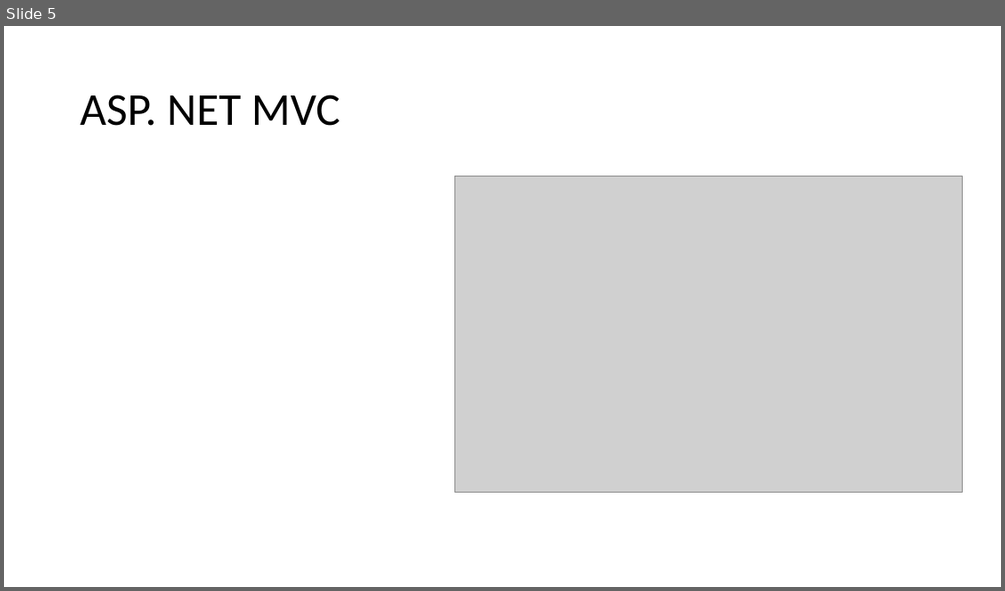
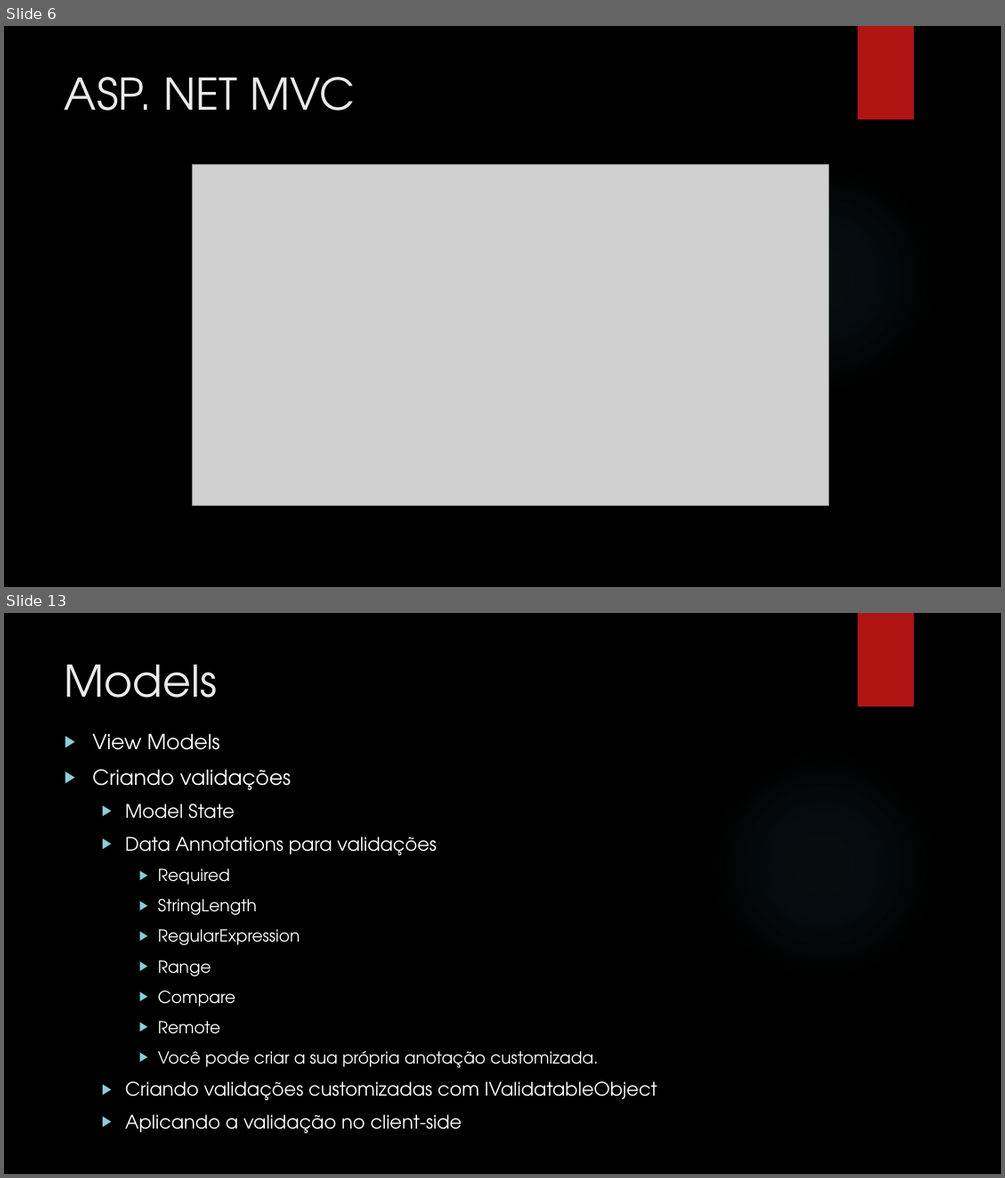
Before and after one commit to leolana/AspnetMvcLab, a slide deck: Presentation/AspNetMvc.pptx. Shown one above the other, each under a label of ours: slide 5 before the commit, slides 6 and 13 after it; the slides between them are not shown. The pictures are 1005x591 and 1005x1178 pixels, drawn with LibreOffice and Linux fonts; fonts in the diff are those of the drawing; grey boxes stand for pictures; background and template pictures are left out. Boxes give left, top, right and bottom in pixels: in the first picture for what was removed or moved away, otherwise in the second. Text is boxed around its words. In the diff, an @@ line names an element or a change of style, - is before the commit and + after.

```diff
--- a/Presentation/AspNetMvc.pptx
+++ b/Presentation/AspNetMvc.pptx
@@ slide 13 added at <box>4,613,1001,1174</box>, background picture (left out); not listed: 2 template elements that a slide beside it also shows @@
@@ title added at <box>65,664,217,698</box>, 42 pt, text #EBEBEB @@
+Models
@@ text added at <box>92,733,657,1133</box>, 18 pt, text #FFFFFF @@
+▶ View Models
+▶ Criando validações
+  ▶ Model State
+  ▶ Data Annotations para validações
+    ▶ Required
+    ▶ StringLength
+    ▶ RegularExpression
+    ▶ Range
+    ▶ Compare
+    ▶ Remote
+    ▶ Você pode criar a sua própria anotação customizada.
+  ▶ Criando validações customizadas com IValidatableObject
+  ▶ Aplicando a validação no client-side
@@ what was slide 5 is now slide 6 @@
@@ slide 6 changed as well @@
@@ background #FFFFFF to picture (left out) @@
@@ rectangle added at <box>858,26,914,119</box>, fill #B01513 @@
@@ title "ASP. NET MVC": place and size @@
-title "ASP. NET MVC" at <box>80,95,340,126</box>
+title "ASP. NET MVC" at <box>65,77,355,111</box>
@@ title "ASP. NET MVC" at <box>65,77,355,111</box>: size 44 to 42 pt, font Calibri to TeX Gyre Adventor, text colour #000000 to #EBEBEB; line spacing 0.9 to 1; vertical alignment middle to top @@
@@ picture: place and size @@
-picture at <box>455,176,963,491</box>
+picture at <box>192,164,828,506</box>
@@ ellipse added at <box>708,163,938,394</box>, fill gradient #50B9C1 @@
```
Also in this commit, not shown: 10 other slides changed, 11 other slides added, 6 slides removed.
